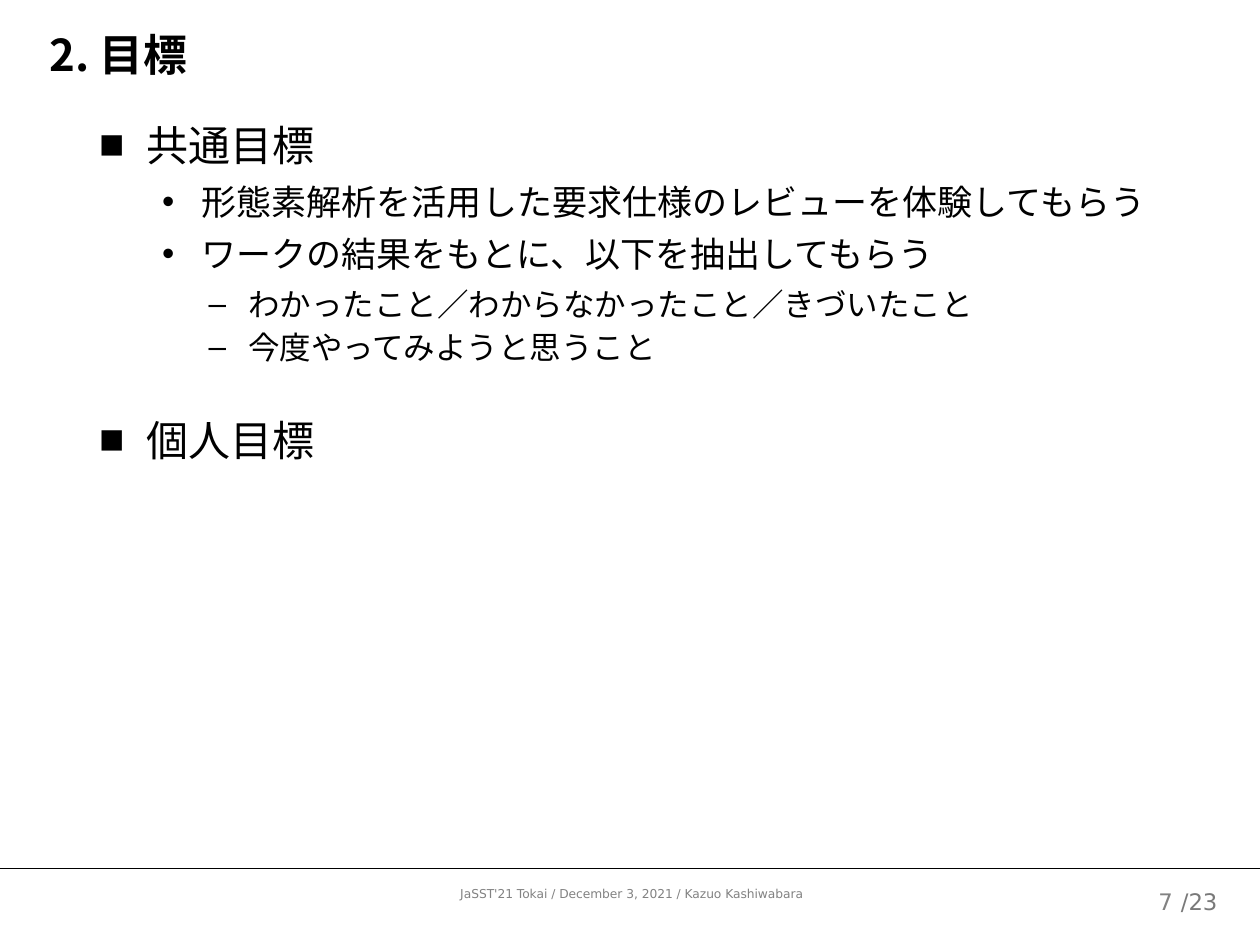
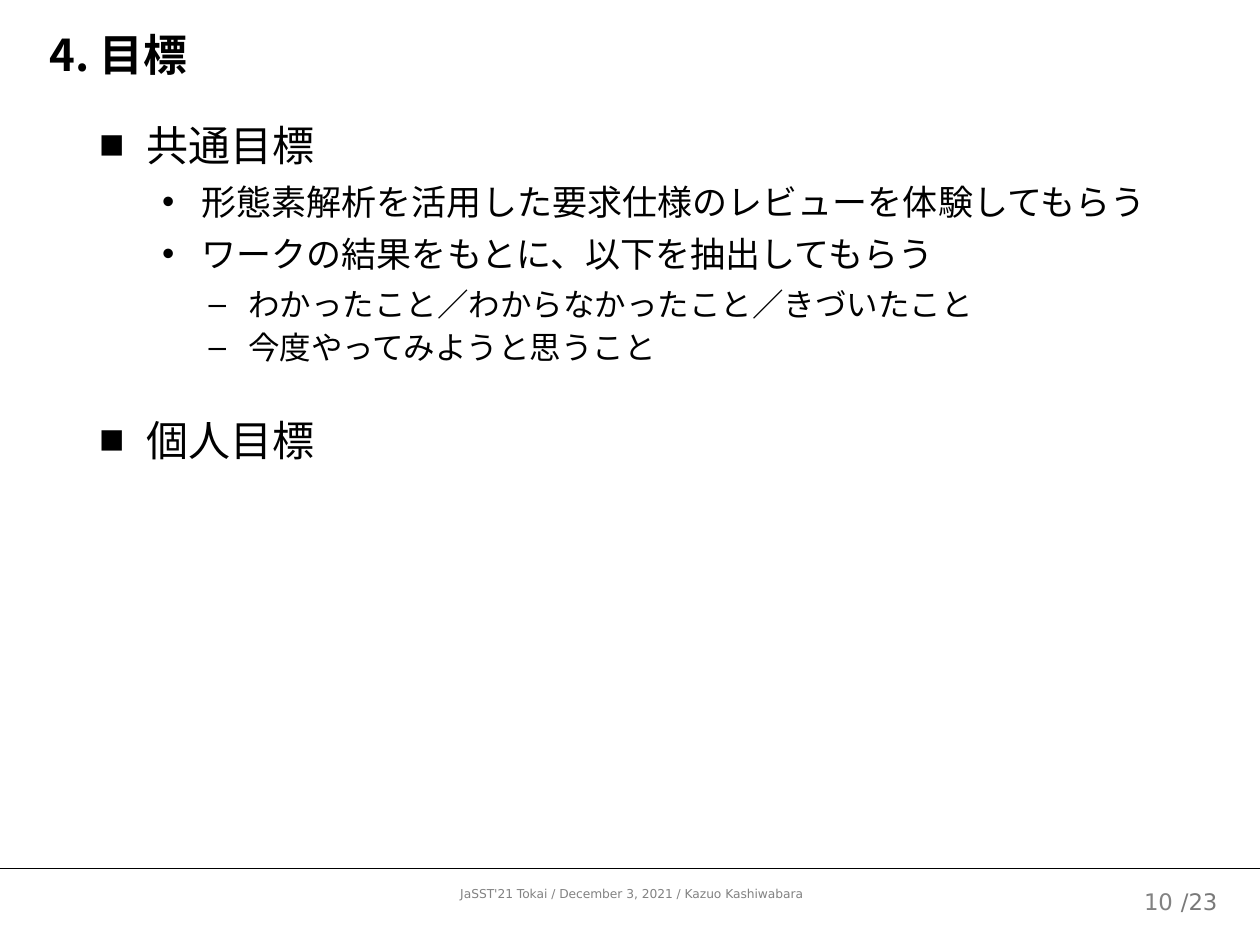
Before and after one commit to kazuo-reve/Work_MorphologicalBasedReview, a slide deck: slide 11 of 形態素ベースドレビューワークショップ.pptx (slide 8 before the commit). Drawn at 1260x946 pixels with LibreOffice and Linux fonts; fonts in the diff are those of the drawing. Boxes give left, top, right and bottom in pixels: in the first picture for what was removed or moved away, otherwise in the second. Text is boxed around its words. In the diff, an @@ line names an element or a change of style, - is before the commit and + after.

```diff
--- a/形態素ベースドレビューワークショップ.pptx
+++ b/形態素ベースドレビューワークショップ.pptx
@@ title at <box>50,33,187,75</box>: text changed @@
-2. 目標
+4. 目標
@@ page number at <box>1144,893,1173,910</box>: text changed @@
-7
+10
```
Also in this commit, not shown: 3 other slides changed.
